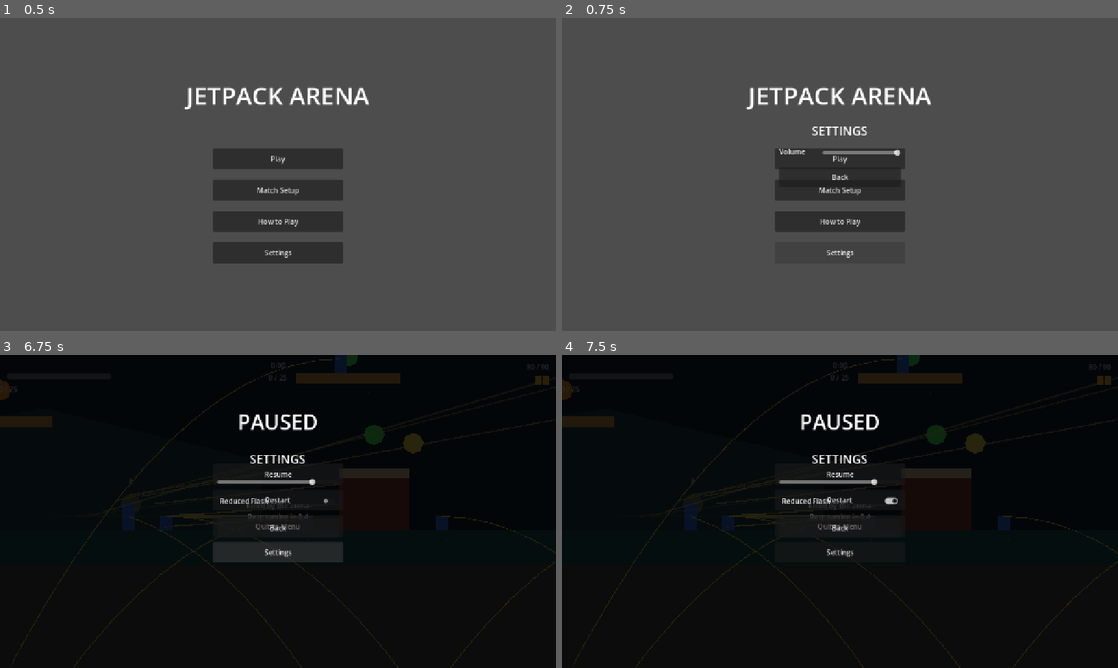
Above: before the commit, frames 1-4 (two rows, left to right).
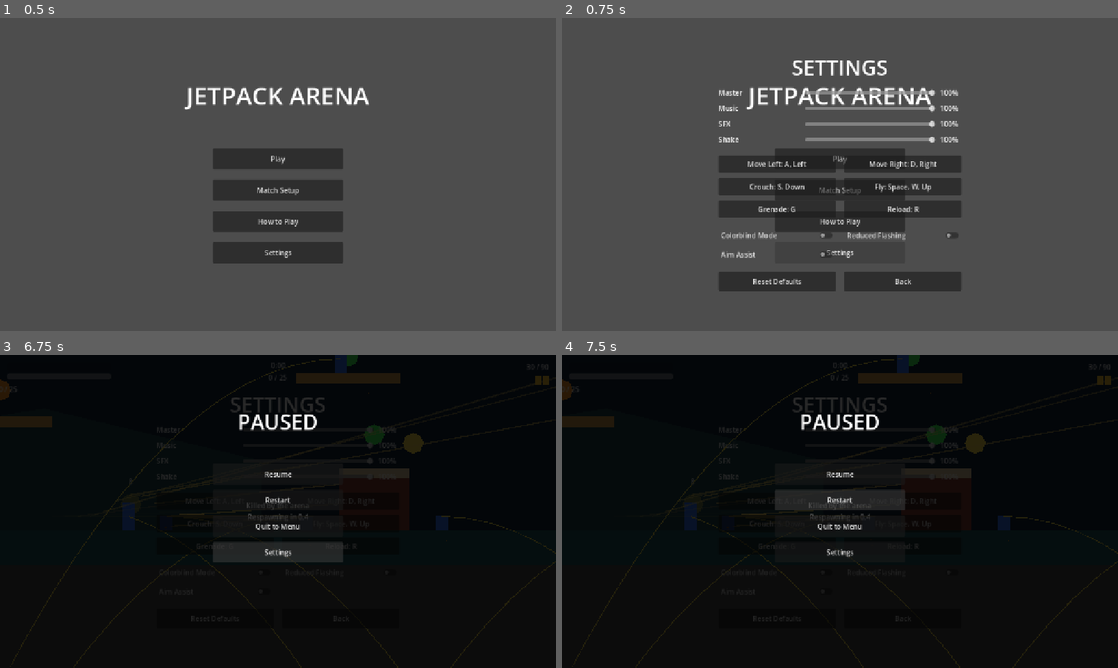
Above: after the commit, the same moments.

Repository: techafreshh/jetpack
Game: Godot game, scene res://scenes/boot.tscn
Same seed, same stepped clock (60 frames per second), same inputs: the game is played once before the commit and once after it.
Inputs (mouse positions are in pixels of both pictures, inside the frame that each line leads up to):
- Up to frame 1 (0.5 s): no input
- Up to frame 2 (0.75 s): click "Settings" at 0.5 s
- Up to frame 3 (6.75 s): click "Back" at 1.25 s; click "Play" at 2 s; tap Enter at 2.75 s; move the mouse to (400, 495) at 2.77 s; hold S (crouch) 2.78-3.53 s; hold D (move_right) 2.78-4.28 s; click (400, 495) at 2.92 s; tap W at 3.02, 3.77, 5.27, 6.02 s; move the mouse to (166, 527) at 3.52 s; click (166, 527) at 3.6 s; move the mouse to (333, 442) at 4.27 s; hold A (move_left) 4.28-5.03 s; hold Space (fly) 4.28-5.03 s; click (333, 442) at 4.42 s; move the mouse to (250, 574) at 5.02 s; hold D (move_right) 5.03-6.5 s; tap 1 (slot_1) at 5.1 s; click (250, 574) at 5.17 s; move the mouse to (444, 558) at 5.77 s; tap 2 (slot_2) at 5.85 s; click (444, 558) at 5.92 s; tap Escape (ui_cancel) at 6.4 s; click "Settings" at 6.5 s
- Up to frame 4 (7.5 s): click (840, 502) at 7.25 s, where only the run before the commit has a clickable "Reduced Flash"

Frame 1 is identical in both runs. In frame 2, 9.6% of the frame differs, in the area x 28-72%, y 13-88%; in frame 3, 1.0%; in frame 4, 1.0%.

Commit message:
Dedup settings UI: instance settings.tscn as SettingsPanel in main menu and pause
Replace the hand-built volume-only SettingsPanel stubs in main_menu.tscn
and pause.tscn with instances of scenes/ui/settings.tscn, making it the
single source of truth. Drop the now-redundant master-only volume wiring
in main_menu.gd; retype SettingsPanel casts from Control to CanvasLayer.

Diff:
--- a/jetpack/scenes/main_menu.tscn
+++ b/jetpack/scenes/main_menu.tscn
@@ -1,6 +1,7 @@
-[gd_scene load_steps=2 format=3]
+[gd_scene load_steps=3 format=3]
 
 [ext_resource type="Script" path="res://scripts/ui/main_menu.gd" id="1"]
+[ext_resource type="PackedScene" path="res://scenes/ui/settings.tscn" id="2"]
 
 [node name="MainMenu" type="Control"]
 anchors_preset = 15
@@ -68,56 +69,5 @@
 offset_bottom = 24.0
 text = "Settings"
 
-[node name="SettingsPanel" type="Control" parent="."]
+[node name="SettingsPanel" parent="." instance=ExtResource("2")]
 visible = false
-anchor_left = 0.5
-anchor_top = 0.5
-anchor_right = 0.5
-anchor_bottom = 0.5
-offset_left = -180.0
-offset_top = -120.0
-offset_right = 180.0
-offset_bottom = 120.0
-
-[node name="SettingsTitle" type="Label" parent="SettingsPanel"]
-anchor_left = 0.5
-anchor_right = 0.5
-offset_left = -180.0
-offset_top = 0.0
-offset_right = 180.0
-offset_bottom = 36.0
-mouse_filter = 2
-theme_override_font_sizes/font_size = 28
-text = "SETTINGS"
-horizontal_alignment = 1
-
-[node name="VolumeLabel" type="Label" parent="SettingsPanel"]
-anchor_left = 0.5
-anchor_right = 0.5
-offset_left = -140.0
-offset_top = 56.0
-offset_right = -40.0
-offset_bottom = 84.0
-mouse_filter = 2
-text = "Volume"
-
-[node name="VolumeSlider" type="HSlider" parent="SettingsPanel"]
-anchor_left = 0.5
-anchor_right = 0.5
-offset_left = -40.0
-offset_top = 56.0
-offset_right = 140.0
-offset_bottom = 84.0
-min_value = 0.0
-max_value = 1.0
-step = 0.01
-value = 1.0
-
-[node name="BackButton" type="Button" parent="SettingsPanel"]
-anchor_left = 0.5
-anchor_right = 0.5
-offset_left = -140.0
-offset_top = 104.0
-offset_right = 140.0
-offset_bottom = 148.0
-text = "Back"
--- a/jetpack/scenes/ui/pause.tscn
+++ b/jetpack/scenes/ui/pause.tscn
@@ -1,7 +1,8 @@
-[gd_scene load_steps=3 format=3]
+[gd_scene load_steps=4 format=3]
 
 [ext_resource type="Script" path="res://scripts/ui/pause.gd" id="1"]
 [ext_resource type="Script" path="res://scripts/ui/hold_button.gd" id="2"]
+[ext_resource type="PackedScene" path="res://scenes/ui/settings.tscn" id="3"]
 
 [node name="Pause" type="CanvasLayer" groups=["pause_menu"]]
 visible = false
@@ -78,56 +79,6 @@
 custom_minimum_size = Vector2(300, 48)
 text = "Settings"
 
-[node name="SettingsPanel" type="Control" parent="."]
+[node name="SettingsPanel" parent="." instance=ExtResource("3")]
 visible = false
-anchor_left = 0.5
-anchor_top = 0.5
-anchor_right = 0.5
-anchor_bottom = 0.5
-offset_left = -180.0
-offset_top = -140.0
-offset_right = 180.0
-offset_bottom = 140.0
-
-[node name="SettingsTitle" type="Label" parent="SettingsPanel"]
-anchor_left = 0.5
-anchor_right = 0.5
-offset_left = -180.0
-offset_top = 0.0
-offset_right = 180.0
-offset_bottom = 36.0
-mouse_filter = 2
-theme_override_font_sizes/font_size = 28
-text = "SETTINGS"
-horizontal_alignment = 1
-
-[node name="VolumeSlider" type="HSlider" parent="SettingsPanel"]
 process_mode = 3
-anchor_left = 0.5
-anchor_right = 0.5
-offset_left = -140.0
-offset_top = 60.0
-offset_right = 140.0
-offset_bottom = 84.0
-max_value = 100.0
-value = 80.0
-
-[node name="FlashCheck" type="CheckButton" parent="SettingsPanel"]
-process_mode = 3
-anchor_left = 0.5
-anchor_right = 0.5
-offset_left = -140.0
-offset_top = 100.0
-offset_right = 140.0
-offset_bottom = 132.0
-text = "Reduced Flash"
-
-[node name="BackButton" type="Button" parent="SettingsPanel"]
-process_mode = 3
-anchor_left = 0.5
-anchor_right = 0.5
-offset_left = -140.0
-offset_top = 156.0
-offset_right = 140.0
-offset_bottom = 200.0
-text = "Back"
--- a/jetpack/scripts/ui/main_menu.gd
+++ b/jetpack/scripts/ui/main_menu.gd
@@ -1,6 +1,6 @@
 extends Control
 ## Main menu front door: Play starts the match, Setup/HowTo navigate to
-## their scenes, Settings toggles the in-menu volume panel. All node access
+## their scenes, Settings toggles the embedded settings menu. All node access
 ## is get_node_or_null guarded so a bare instance never errors, mirroring
 ## the hud.gd guarded style. Unpauses on ready (quit-to-menu arrives paused).
 
@@ -18,7 +18,6 @@
 	_connect_button("HowTo", _on_howto)
 	_connect_button("Settings", _on_settings)
 	_connect_button("SettingsPanel/BackButton", _on_settings_back)
-	_connect_volume()
 	_hide_settings()
 
 
@@ -35,33 +34,13 @@
 
 
 func _on_settings() -> void:
-	var panel := get_node_or_null("SettingsPanel") as Control
+	var panel := get_node_or_null("SettingsPanel") as CanvasLayer
 	if panel != null:
 		panel.visible = not panel.visible
 
 
 func _on_settings_back() -> void:
 	_hide_settings()
-
-
-func _on_volume_changed(v: float) -> void:
-	var settings := get_node_or_null("/root/Settings")
-	if settings != null and settings.has_method("set_master_volume"):
-		settings.call("set_master_volume", v)
-
-
-func _go(scene_path: String) -> void:
-	var tree := get_tree()
-	if tree == null:
-		return
-	tree.paused = false
-	tree.change_scene_to_file(scene_path)
-
-
-func _hide_settings() -> void:
-	var panel := get_node_or_null("SettingsPanel") as Control
-	if panel != null:
-		panel.visible = false
 
 
 func _connect_button(path: String, method: Callable) -> void:
@@ -72,12 +51,15 @@
 		button.connect("pressed", method)
 
 
-func _connect_volume() -> void:
-	var slider := get_node_or_null("SettingsPanel/VolumeSlider") as HSlider
-	if slider == null:
+func _hide_settings() -> void:
+	var panel := get_node_or_null("SettingsPanel") as CanvasLayer
+	if panel != null:
+		panel.visible = false
+
+
+func _go(scene_path: String) -> void:
+	var tree := get_tree()
+	if tree == null:
 		return
-	var settings := get_node_or_null("/root/Settings")
-	if settings != null and settings.get("master_volume") != null:
-		slider.set_value_no_signal(clampf(float(settings.get("master_volume")), 0.0, 1.0))
-	if not slider.is_connected("value_changed", _on_volume_changed):
-		slider.connect("value_changed", _on_volume_changed)
+	tree.paused = false
+	tree.change_scene_to_file(scene_path)
--- a/jetpack/scripts/ui/pause.gd
+++ b/jetpack/scripts/ui/pause.gd
@@ -58,7 +58,7 @@
 
 
 func toggle_settings() -> void:
-	var panel := get_node_or_null("SettingsPanel") as Control
+	var panel := get_node_or_null("SettingsPanel") as CanvasLayer
 	if panel == null:
 		return
 	panel.visible = not panel.visible
@@ -134,6 +134,6 @@
 
 
 func _hide_settings() -> void:
-	var panel := get_node_or_null("SettingsPanel") as Control
+	var panel := get_node_or_null("SettingsPanel") as CanvasLayer
 	if panel != null:
 		panel.visible = false
